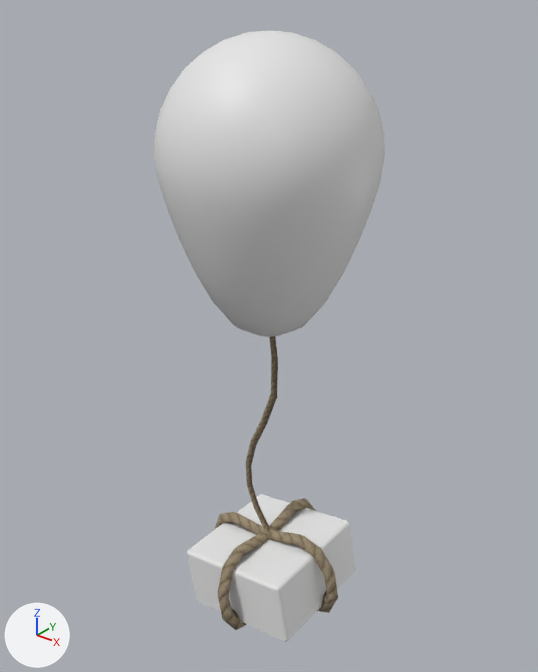
What one commit did to the glTF model dcl/assets/models/balloon_02.gltf.
Before and after are seen from a 50 mm lens placed at (3.08, -3.85, 1.29), pointed at (-0.06, 0.07, -1.14). The lights are fixed; the arrows at lower left show +X, +Y and +Z. The older version comes first. Where no turn or scale is listed for an object, it has been applied to the vertices. Vertices at exactly the same position are counted once.

Script lines for the objects in view, before the commit:
```python
mat_balloon = principled_material('Balloon')
mat_balloon.base_color = (0.8, 0.8, 0.8)  # white #e7e7e7
mat_package = principled_material('Package')
mat_package.base_color = (0.8, 0.8, 0.8)  # white #e7e7e7
me_cube_002 = bpy.data.meshes.new('Cube.002')
me_cube_002.from_pydata(...)  # 42 vertices, 80 faces; spans x -0.534..0.552, y -0.511..0.511, z -0.397..0.303
me_cube_002.materials.append(mat_package)  # white #e7e7e7
me_sphere_002 = bpy.data.meshes.new('Sphere.002')
me_sphere_002.from_pydata(...)  # 482 vertices, 960 faces; spans x -0.75..0.75, y -0.75..0.75, z -1.05..0.98
me_sphere_002.materials.append(mat_balloon)  # white #e7e7e7
me_sphere_003 = bpy.data.meshes.new('Sphere.003')
me_sphere_003.from_pydata(...)  # 180 vertices, 352 faces; spans x -0.64..0.71, y -0.67..0.67, z -3.67..-0.92
me_sphere_003.materials.append(mat_rope001)
ob_balloon_002 = bpy.data.objects.new('balloon.002', me_sphere_002)
ob_balloon_002.location = (0.0, 0.0, 0.0)
ob_package_002 = bpy.data.objects.new('package.002', me_cube_002)
ob_package_002.location = (0.026, 0.0, -3.178)
ob_rope_002 = bpy.data.objects.new('rope.002', me_sphere_003)
ob_rope_002.location = (0.0, 0.0, 0.0)
```
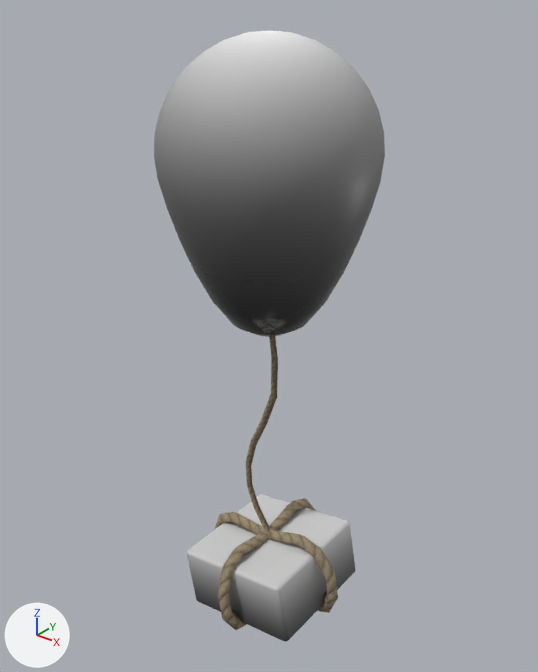
Changed parts and their boxes (x1, y1, x2, y2) in the pictures (538 x 672 px):
'balloon.002', surface changed (white to grey): (154, 30, 385, 337) in both
'package.002', surface changed (white to grey): (187, 494, 356, 641) in both

What changed in the scene script:
```text
Add img_gradient:
    img_gradient = load_image('gradient', 'tex/gradient.png', 128, 1024, 'sRGB')
Add img_gradient_001:
    img_gradient_001 = load_image('gradient.001', 'tex/gradient-1.png', 128, 1024, 'Non-Color')
Change mat_balloon:
    remove # nodes: BsdfPrincipled, OutputMaterial
    nodes: BsdfPrincipled, Math, OutputMaterial, SeparateColor, TexImage x2
    uses the picture img_gradient
    uses the picture img_gradient_001
Change mat_package:
    remove mat_package.base_color = (0.8, 0.8, 0.8)  # white #e7e7e7
    add mat_package.texture = img_gradient
Change me_cube_002:
    where me_cube_002.from_pydata(...)  # 42 vertices, 80 faces; spans x -0.534..0.552, y -0.511..0.511, z -0.397..0.303
    used by ob_package_002; location = (0.026, 0.0, -3.178)
    me_cube_002 part 1: texture (UV) coordinates of 80 of 80 faces, centred in x -0.525..0.542, y -0.511..0.511, z -0.388..0.293, changed; they spanned u 0.3..0.35, v 0.44..0.46 and now span u 0.0..1.0, v 0.18..0.82
```
